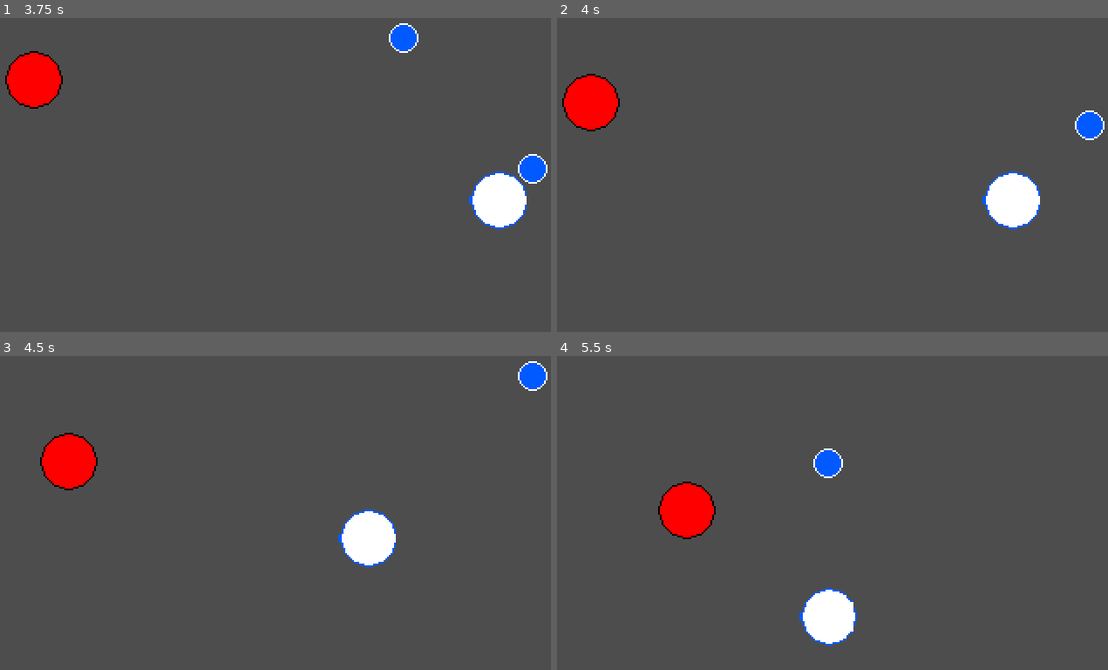
Above: before the commit, frames 1-4 (two rows, left to right).
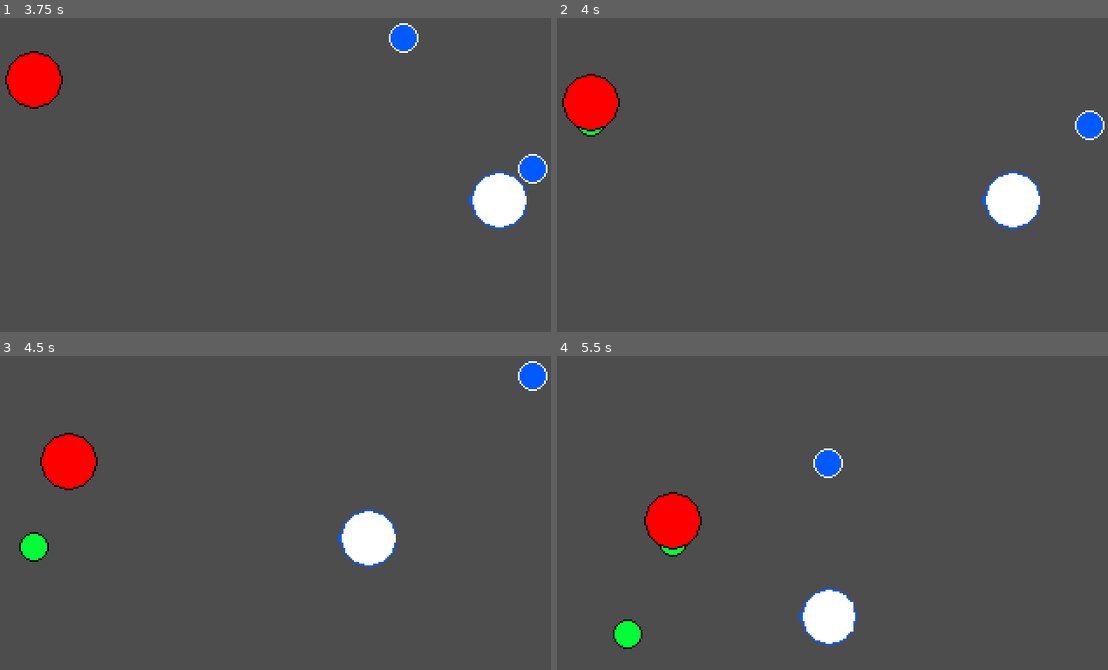
Above: after the commit, the same moments.

Repository: AsMurphy-student/simple-space-shooter
Game: Godot game, scene res://Scenes/Levels/main.tscn
Two runs of this game, one before a commit and one after it. Both use one fixed random seed, a clock stepped at 60 frames per second and the inputs below.
Inputs:
- Up to frame 1 (3.75 s): tap Enter at 0.5 s; hold Right (move_right) 0.53-1.28 s; hold Space (fire) 0.53-1.28 s; hold Down (move_down) 1.28-2.03 s; tap Space (fire) at 1.35, 2.85 s; hold Right (move_right) 2.03-2.78 s; hold Space (fire) 2.03-2.78 s; hold Up (move_up) 2.78-3.53 s; hold Left (move_left) from 3.53 s (still down); hold Space (fire) from 3.53 s (still down)
- Up to frame 2 (4 s): keep holding Left (move_left); keep holding Space (fire)
- Up to frame 3 (4.5 s): keep holding Left (move_left); release Space (fire) at 4.28 s; tap Space (fire) at 4.35 s
- Up to frame 4 (5.5 s): release Left (move_left) at 5.03 s; hold Down (move_down) from 5.03 s (still down); hold Space (fire) from 5.03 s (still down)

Frame 1 is identical in both runs. In frame 2, less than 0.1% of the frame differs, in the area x 3-9%, y 35-38%; in frame 3, 0.4%; in frame 4, 1.7%, in the area x 10-29%, y 40-94%.

Commit message:
Added enemy bullet shooting

Diff:
--- a/shooter/Scenes/Levels/main.tscn
+++ b/shooter/Scenes/Levels/main.tscn
@@ -29,5 +29,7 @@
 
 [node name="PlayerBulletContainer" type="Node" parent="."]
 
+[node name="EnemyBulletContainer" type="Node" parent="."]
+
 [connection signal="hit" from="Player" to="." method="game_over"]
 [connection signal="timeout" from="SpawnTimer" to="." method="enemy_timer_finished"]
--- a/shooter/Scenes/Objects/enemy.tscn
+++ b/shooter/Scenes/Objects/enemy.tscn
@@ -1,7 +1,8 @@
-[gd_scene load_steps=4 format=3 uid="uid://kki5xo2mmo0e"]
+[gd_scene load_steps=5 format=3 uid="uid://kki5xo2mmo0e"]
 
 [ext_resource type="Script" path="res://Scripts/enemy.gd" id="1_byqlw"]
 [ext_resource type="Texture2D" uid="uid://cuo80kb721pws" path="res://Resources/enemy.png" id="1_kqko4"]
+[ext_resource type="PackedScene" uid="uid://ceqyk4mbs5cps" path="res://Scenes/Objects/enemy_bullet.tscn" id="2_d231c"]
 
 [sub_resource type="CircleShape2D" id="CircleShape2D_irbu4"]
 radius = 16.0
@@ -10,6 +11,7 @@
 collision_mask = 0
 gravity_scale = 0.0
 script = ExtResource("1_byqlw")
+playerbullet_scene = ExtResource("2_d231c")
 
 [node name="Sprite2D" type="Sprite2D" parent="."]
 texture = ExtResource("1_kqko4")
@@ -21,5 +23,9 @@
 
 [node name="MoveTimer" type="Timer" parent="."]
 
+[node name="ShootTimer" type="Timer" parent="."]
+wait_time = 0.75
+
 [connection signal="screen_exited" from="VisibleOnScreenNotifier2D" to="." method="_on_visible_on_screen_notifier_2d_screen_exited"]
 [connection signal="timeout" from="MoveTimer" to="." method="_on_move_timer_timeout"]
+[connection signal="timeout" from="ShootTimer" to="." method="_on_shoot_timer_timeout"]
--- /dev/null
+++ b/shooter/Scenes/Objects/enemy_bullet.tscn
@@ -0,0 +1,21 @@
+[gd_scene load_steps=4 format=3 uid="uid://ceqyk4mbs5cps"]
+
+[ext_resource type="Texture2D" uid="uid://c13oartfeqyux" path="res://Resources/enemy-bullet.png" id="1_lixky"]
+[ext_resource type="Script" path="res://Scripts/enemy_bullet.gd" id="1_vy528"]
+
+[sub_resource type="CircleShape2D" id="CircleShape2D_8vwf5"]
+radius = 8.0
+
+[node name="EnemyBullet" type="Area2D"]
+collision_mask = 2
+script = ExtResource("1_vy528")
+
+[node name="Sprite2D" type="Sprite2D" parent="."]
+texture = ExtResource("1_lixky")
+
+[node name="CollisionShape2D" type="CollisionShape2D" parent="."]
+shape = SubResource("CircleShape2D_8vwf5")
+
+[node name="VisibleOnScreenNotifier2D" type="VisibleOnScreenNotifier2D" parent="."]
+
+[connection signal="screen_exited" from="VisibleOnScreenNotifier2D" to="." method="_on_visible_on_screen_notifier_2d_screen_exited"]
--- a/shooter/Scenes/Objects/player.tscn
+++ b/shooter/Scenes/Objects/player.tscn
@@ -20,5 +20,6 @@
 
 [node name="ShootTimer" type="Timer" parent="."]
 
+[connection signal="area_entered" from="." to="." method="on_enemy_bullet_entered"]
 [connection signal="body_entered" from="." to="." method="_on_body_entered"]
 [connection signal="timeout" from="ShootTimer" to="." method="_on_shoot_timer_timeout"]
--- a/shooter/Scenes/Objects/player_bullet.tscn
+++ b/shooter/Scenes/Objects/player_bullet.tscn
@@ -1,13 +1,13 @@
 [gd_scene load_steps=4 format=3 uid="uid://cg3qbppq52w6i"]
 
-[ext_resource type="Script" path="res://Scenes/Objects/player_bullet.gd" id="1_iacsi"]
 [ext_resource type="Texture2D" uid="uid://b1fd7s32j1lux" path="res://Resources/player-bullet.png" id="1_kiq58"]
+[ext_resource type="Script" path="res://Scripts/player_bullet.gd" id="1_u4vgq"]
 
 [sub_resource type="CircleShape2D" id="CircleShape2D_7vhim"]
 radius = 8.0
 
 [node name="PlayerBullet" type="Area2D"]
-script = ExtResource("1_iacsi")
+script = ExtResource("1_u4vgq")
 
 [node name="Sprite2D" type="Sprite2D" parent="."]
 texture = ExtResource("1_kiq58")
--- a/shooter/Scripts/enemy.gd
+++ b/shooter/Scripts/enemy.gd
@@ -9,9 +9,12 @@
 
 var screen_size
 
+@export var playerbullet_scene: PackedScene
+
 # Called when the node enters the scene tree for the first time.
 func _ready():
 	$MoveTimer.start()
+	$ShootTimer.start()
 	screen_size = get_viewport_rect().size
 
 
@@ -42,7 +45,7 @@
 
 	linear_velocity = velocity
 
-		#position.x += velocity.x * delta
+	#position.x += velocity.x * delta
 
 
 func _on_visible_on_screen_notifier_2d_screen_exited():
@@ -52,28 +55,46 @@
 
 func _on_move_timer_timeout():
 	$MoveTimer.stop()
-	# if (randi_range(1, 100) < 50):
-	var newPos = randi_range(40, 200)
-	# if (position.x - newPos <= 50):
-	if (position.x < newPos):
-		movingRight = true
-		movingLeft = false
-		moving = true
-		PositionToGo = newPos
+	if (randi_range(1, 100) < 50):
+		var newPos = randi_range(70, 150)
+		if (position.x - newPos <= 50):
+		# if (position.x < newPos):
+			movingRight = true
+			movingLeft = false
+			moving = true
+			PositionToGo = position.x + newPos
+		else:
+			movingRight = false
+			movingLeft = true
+			moving = true
+			PositionToGo = position.x - newPos
 	else:
-		movingRight = false
-		movingLeft = true
-		moving = true
-		PositionToGo = newPos
-	#else:
-		#var newPos = randi_range(10, 50)
-		#if (position.x + newPos >= 200):
-			#movingRight = false
-			#movingLeft = true
-			#moving = true
-			#PositionToGo = position.x - newPos
-		#else:
-			#movingRight = true
-			#movingLeft = false
-			#moving = true
-			#PositionToGo = position.x + newPos
+		var newPos = randi_range(10, 50)
+		if (position.x + newPos >= 200):
+			movingRight = false
+			movingLeft = true
+			moving = true
+			PositionToGo = position.x - newPos
+		else:
+			movingRight = true
+			movingLeft = false
+			moving = true
+			PositionToGo = position.x + newPos
+
+
+func _on_shoot_timer_timeout():
+	var bullet = playerbullet_scene.instantiate()
+
+	bullet.position = position
+
+	var velocity = Vector2.ZERO
+	velocity.y += 1
+
+	if velocity.length() > 0:
+		velocity = velocity.normalized() * speed
+
+	linear_velocity = velocity
+
+	bullet.add_to_group("enemybullets")
+
+	get_node("../EnemyBulletContainer").add_child(bullet)
--- a/shooter/Scenes/Objects/player_bullet.gd
+++ b/shooter/Scripts/enemy_bullet.gd
@@ -9,11 +9,8 @@
 
 # Called every frame. 'delta' is the elapsed time since the previous frame.
 func _process(delta):
-	if (position.y < 0):
-		queue_free()
-
 	var velocity = Vector2.ZERO
-	velocity.y -= 1
+	velocity.y += 1
 
 	if velocity.length() > 0:
 		velocity = velocity.normalized() * speed
@@ -21,11 +18,5 @@
 	position += velocity * delta
 
 
-func _on_body_entered(body):
-	if (body.is_in_group("enemies")):
-		body.queue_free()
-		queue_free()
-
-
-func bullet_left_screen():
+func _on_visible_on_screen_notifier_2d_screen_exited():
 	queue_free()
--- a/shooter/Scripts/player.gd
+++ b/shooter/Scripts/player.gd
@@ -98,3 +98,22 @@
 
 func _on_shoot_timer_timeout():
 	onCooldown = false
+
+
+func on_enemy_bullet_entered(area):
+	if (area.is_in_group("enemybullets")):
+		area.queue_free()
+		if (health > 1):
+			health = health - 1
+		else:
+
+
+			# if (body.name == "test")
+			# if (body.is_in_group("group");
+			# do stuff for figuring out what is what
+
+			hide() # Player disappears after being hit.
+			hit.emit()
+			# Must be deferred as we can't change physics properties on a physics callback.
+			# Disables collision so signal is only sent once
+			$CollisionShape2D.set_deferred("disabled", true)
--- /dev/null
+++ b/shooter/Scripts/player_bullet.gd
@@ -0,0 +1,28 @@
+extends Area2D
+
+@export var speed = 100
+
+# Called when the node enters the scene tree for the first time.
+func _ready():
+	pass # Replace with function body.
+
+
+# Called every frame. 'delta' is the elapsed time since the previous frame.
+func _process(delta):
+	var velocity = Vector2.ZERO
+	velocity.y -= 1
+
+	if velocity.length() > 0:
+		velocity = velocity.normalized() * speed
+
+	position += velocity * delta
+
+
+func _on_body_entered(body):
+	if (body.is_in_group("enemies")):
+		body.queue_free()
+		queue_free()
+
+
+func bullet_left_screen():
+	queue_free()
